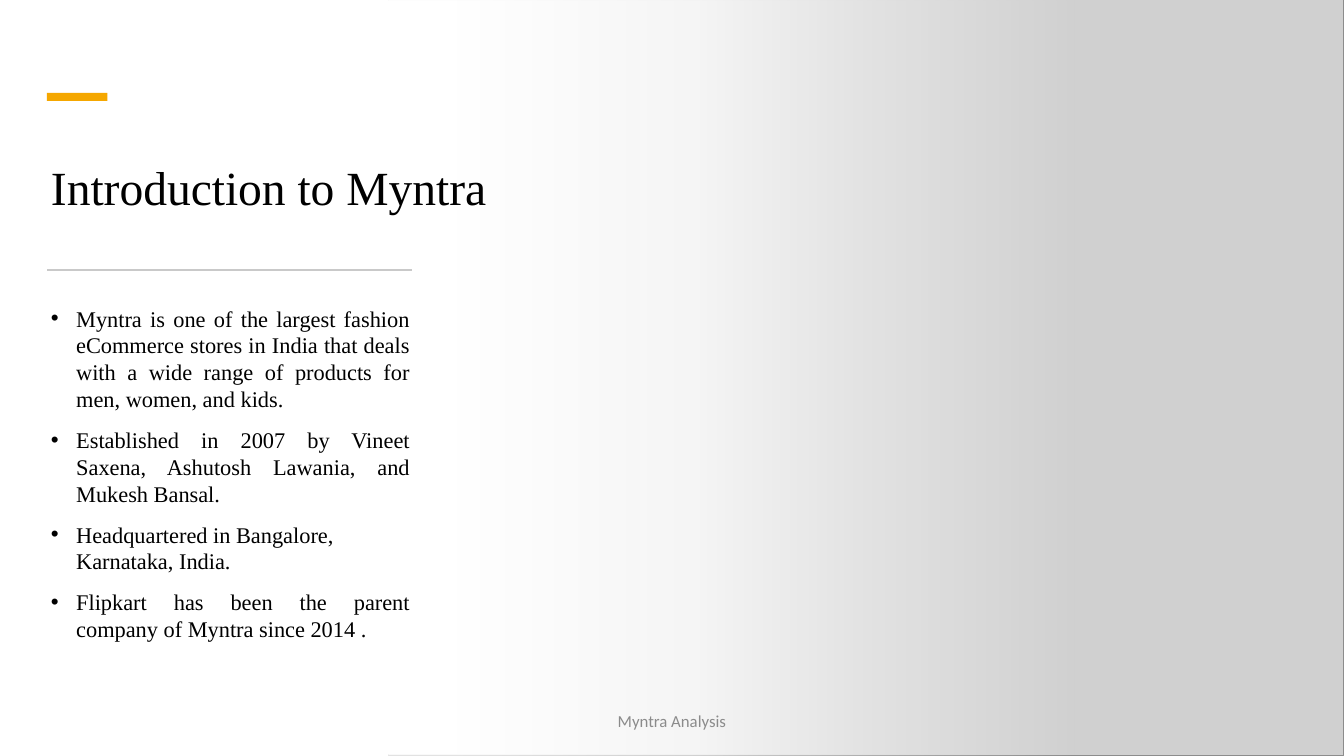
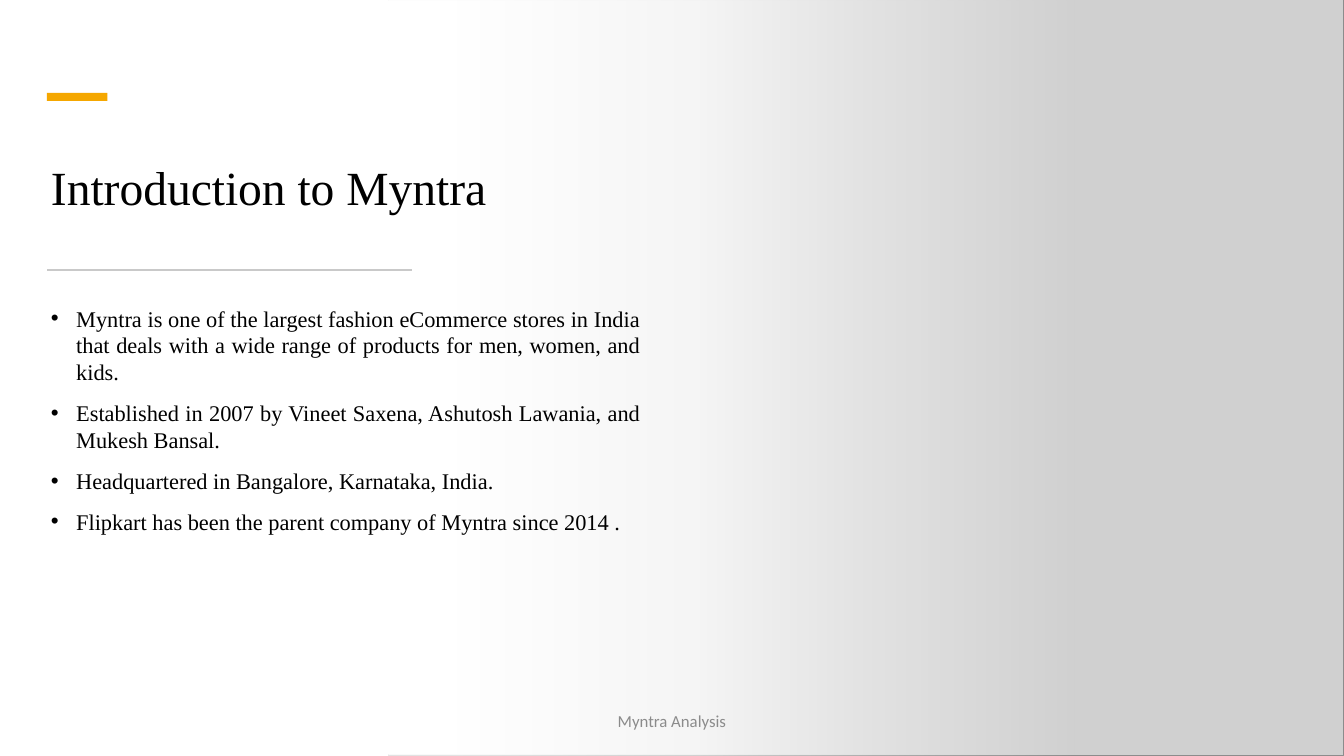
Before and after one commit to divyarajavel46/GuviProjects, a slide deck: slide 2 of MyntraAnalysis/Myntra Analysis.pptx. Drawn at 1344x756 pixels with LibreOffice and Linux fonts; fonts in the diff are those of the drawing; grey boxes stand for pictures. Boxes give left, top, right and bottom in pixels: in the first picture for what was removed or moved away, otherwise in the second. Text is boxed around its words. In the diff, an @@ line names an element or a change of style, - is before the commit and + after.

Commit message:
Formatted the Presentation

```diff
--- a/MyntraAnalysis/Myntra Analysis.pptx
+++ b/MyntraAnalysis/Myntra Analysis.pptx
@@ text "Myntra is one of the ..." rewrapped from <box>76,311,410,642</box> to <box>76,311,640,535</box> @@
```
